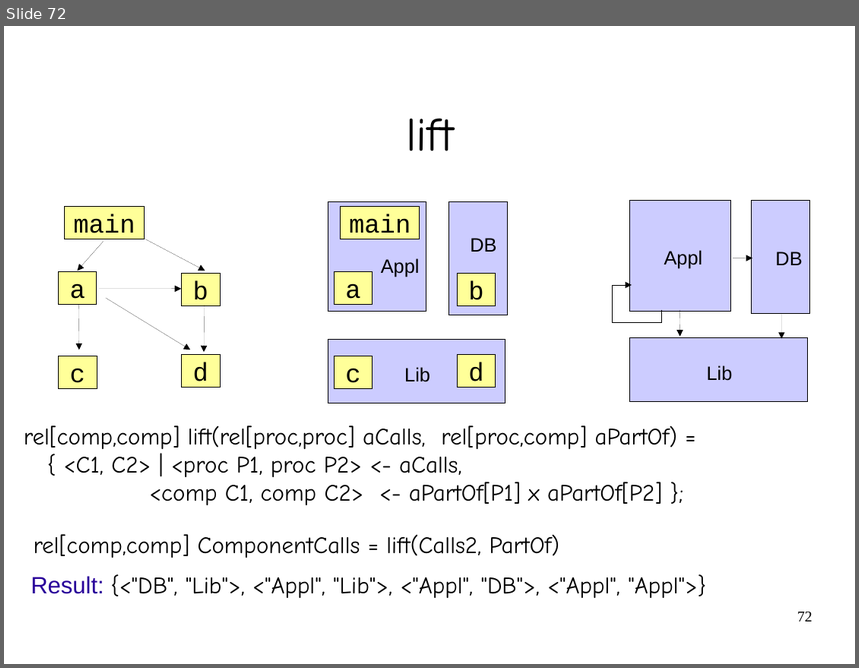
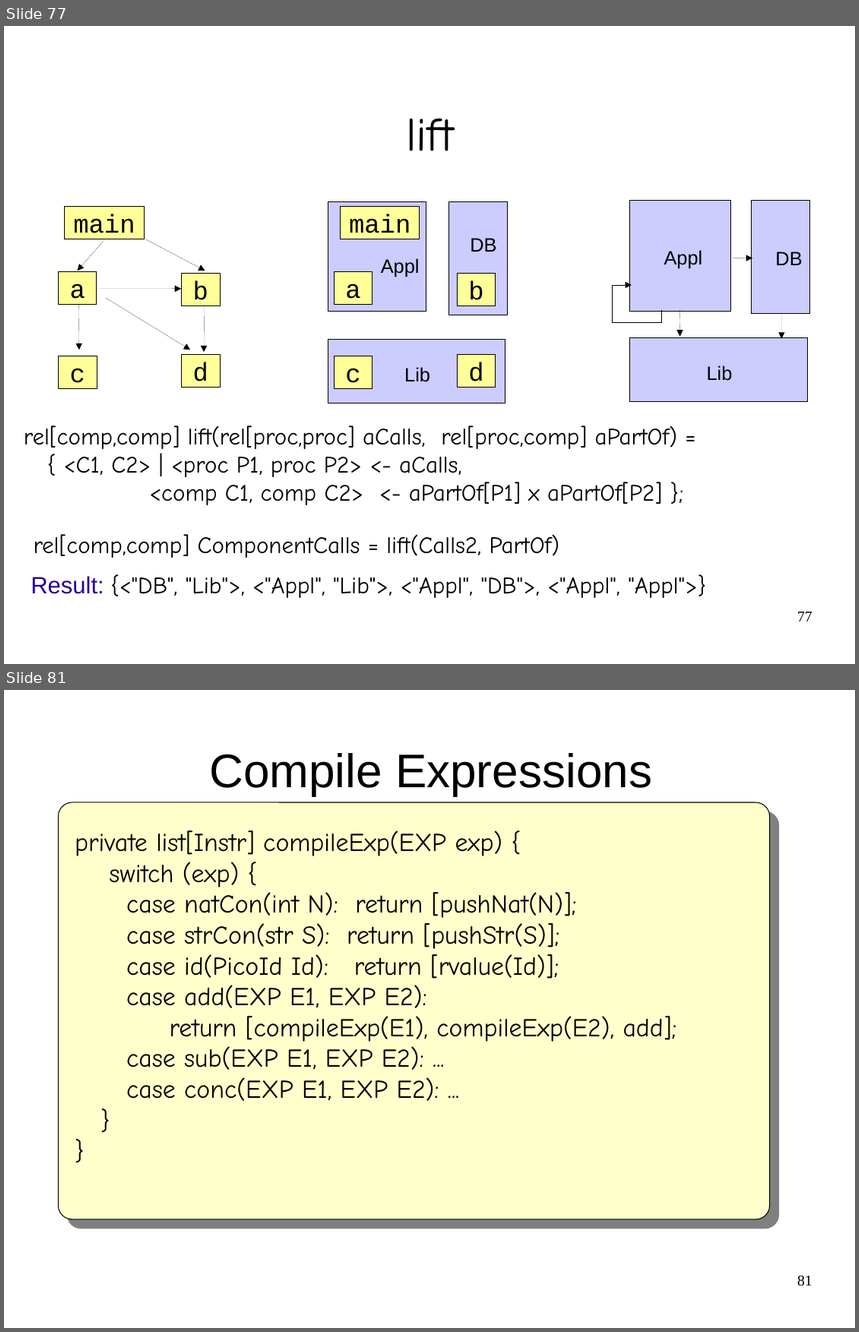
Before and after one commit to cwi-swat/meta-environment, a slide deck: meta-doc/analysis/rascal-slides/rascal-slides.odp. Shown one above the other, each under a label of ours: slide 72 before the commit, slides 77 and 81 after it; the slides between them are not shown. The pictures are 859x668 and 859x1332 pixels, drawn with LibreOffice and Linux fonts; fonts in the diff are those of the drawing; background and template pictures are left out. Boxes give left, top, right and bottom in pixels: in the first picture for what was removed or moved away, otherwise in the second. Text is boxed around its words. In the diff, an @@ line names an element or a change of style, - is before the commit and + after.

```diff
--- a/meta-doc/analysis/rascal-slides/rascal-slides.odp
+++ b/meta-doc/analysis/rascal-slides/rascal-slides.odp
@@ slide 81 added at <box>4,690,855,1328</box>, background #FFFFFF @@
@@ title added at <box>209,753,652,796</box>, 44 pt, text #000000 @@
+Compile Expressions
@@ rounded rectangle added at <box>58,802,770,1220</box>, fill #FFFFCC, outline #000000 0.74 pt @@
@@ text added at <box>75,831,677,1101</box>, 24 pt, text #000000 @@
+private list[Instr] compileExp(EXP exp) {
+switch (exp) {
+case natCon(int N): return [pushNat(N)];
+case strCon(str S): return [pushStr(S)];
+case id(PicoId Id): return [rvalue(Id)];
+case add(EXP E1, EXP E2):
+return [compileExp(E1), compileExp(E2), add];
+case sub(EXP E1, EXP E2): ...
+case conc(EXP E1, EXP E2): ...
+}
+}
@@ page number added at <box>797,1276,813,1287</box>, 14 pt, text #000000 @@
+81
@@ what was slide 72 is now slide 77 @@
@@ page number at <box>797,612,813,622</box>: text changed @@
-72
+77
```
Also in this commit, not shown: 9 slides changed, 18 other slides added.
